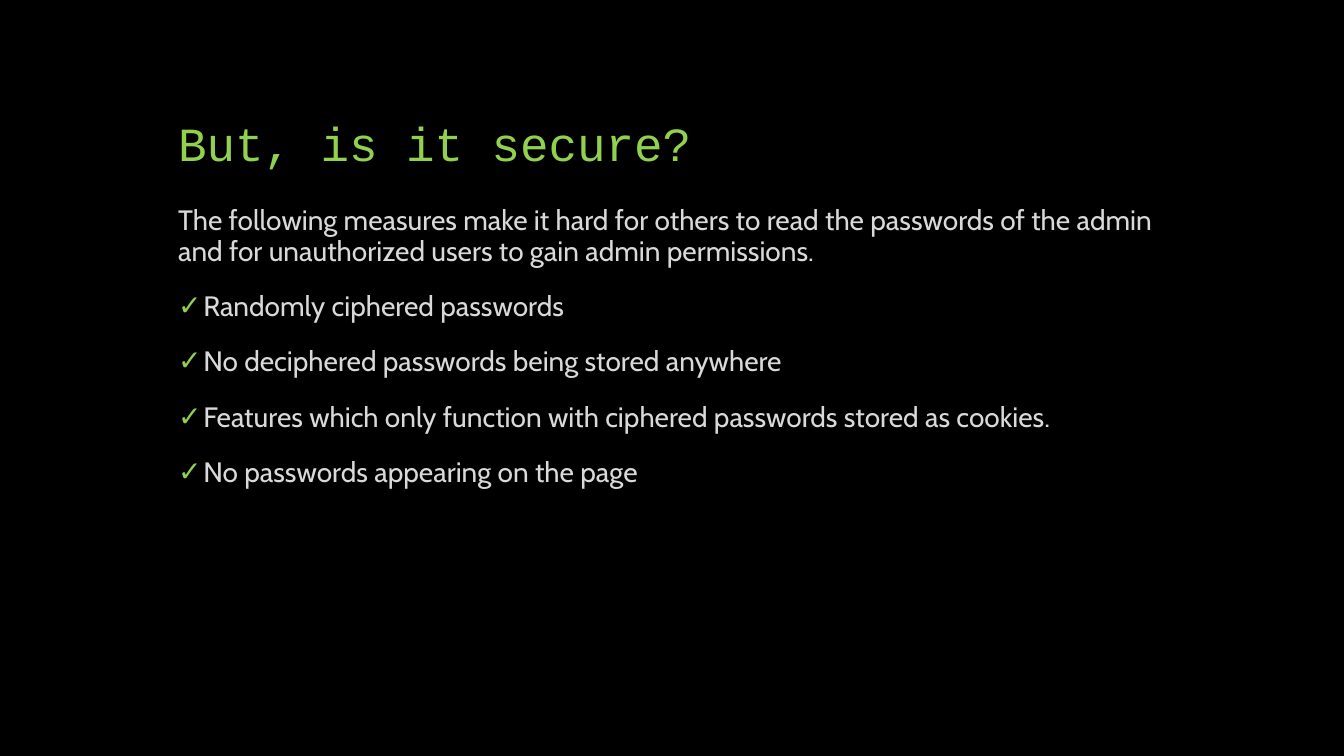
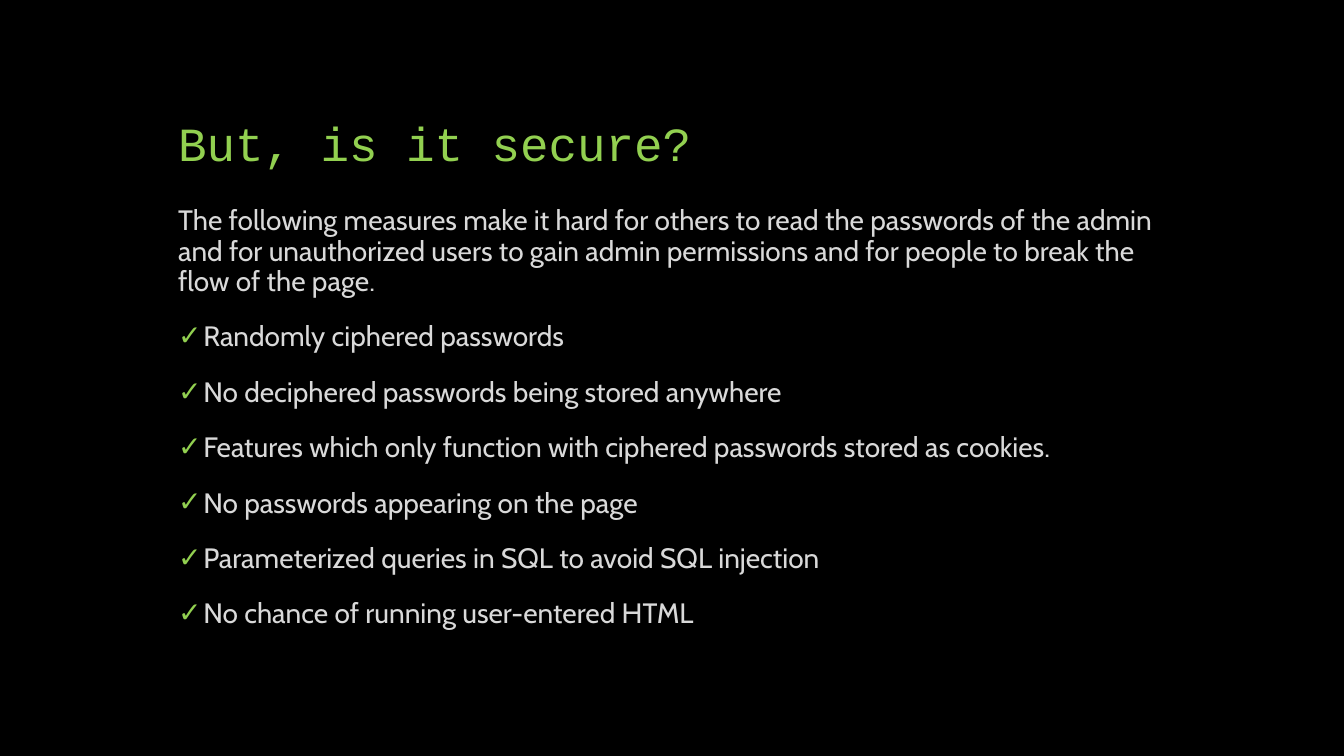
Before and after one commit to nispar2009/DesignChamp2023, a slide deck: slide 5 of Presentation.pptx. Drawn at 1344x756 pixels with LibreOffice and Linux fonts; fonts in the diff are those of the drawing. Boxes give left, top, right and bottom in pixels: in the first picture for what was removed or moved away, otherwise in the second. Text is boxed around its words. In the diff, an @@ line names an element or a change of style, - is before the commit and + after.

```diff
--- a/Presentation.pptx
+++ b/Presentation.pptx
@@ text at (x1=178, y1=209, x2=1152, y2=297): text changed @@
-The following measures make it hard for others to read the passwords of the admin and for unauthorized users to gain admin permissions.
+The following measures make it hard for others to read the passwords of the admin and for unauthorized users to gain admin permissions and for people to break the flow of the page.
@@ text at (x1=203, y1=547, x2=819, y2=630): paragraphs added @@
+✓ Parameterized queries in SQL to avoid SQL injection
+✓ No chance of running user-entered HTML
```
Also in this commit, not shown: 1 other slide changed, 2 other files.
